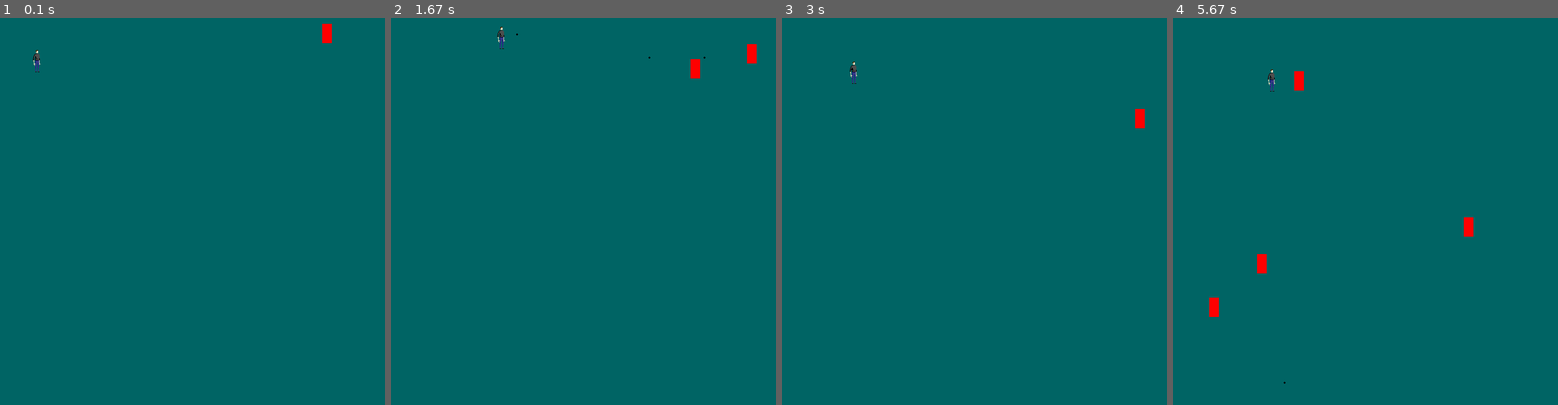
Above: before the commit, frames 1-4 (left to right).
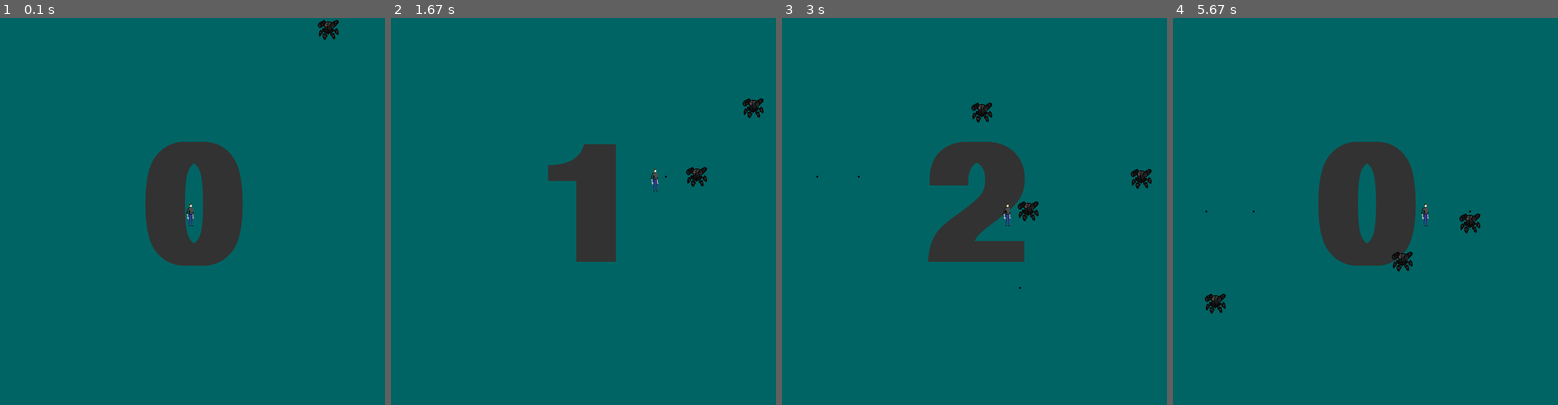
Above: after the commit, the same moments.

Repository: MitrB/PygameYeet
Game: pygame game, started from Master of none/main.py
Same seed, same stepped clock (60 frames per second), same inputs: the game is played once before the commit and once after it.
Inputs:
- Up to frame 1 (0.1 s): no input
- Up to frame 2 (1.67 s): tap Space at 0.33, 0.73, 1.03, 1.23, 1.57 s; hold Right 0.67-1.13 s; hold Up 1.17-1.47 s; hold Right from 1.5 s (still down)
- Up to frame 3 (3 s): tap Space at 1.87, 2.07, 2.37, 2.63, 2.97 s; release Right at 1.97 s; hold Left 2-2.53 s; hold Down 2.57-2.87 s; hold Left from 2.9 s (still down)
- Up to frame 4 (5.67 s): tap Space at 3.27, 3.4, 3.8, 4.1, 4.47, 4.87, 5.17, 5.37 s; release Left at 3.3 s; hold Up 3.33-3.7 s; hold Right 3.73-4.37 s; hold Down 4.4-4.77 s; hold Left 4.8-5.27 s; hold Right from 5.3 s (still down)

The runs differ from the first frame. In frame 1, 6.6% of the frame differs, in the area x 8-88%, y 0-64%; in frame 2, 4.2%; in frame 3, 5.9%; in frame 4, 7.2%, in the area x 8-80%, y 13-95%.

Commit message:
Added scoring system
It's kinda a fully playable game, just try to get the highest score

Diff:
--- a/Master of none/classes.py
+++ b/Master of none/classes.py
@@ -21,5 +21,6 @@
         self.width = 20
         self.height = 40
         self.vel = 3
-    def draw(self, win):
-        pygame.draw.rect(win, (255,0,0), (self.x, self.y, self.width, self.height), 0)
+
+    def draw(self, win, char):
+        win.blit(char, (self.x - 10, self.y - 10))
--- a/Master of none/main.py
+++ b/Master of none/main.py
@@ -10,11 +10,16 @@
 window = (800, 800)
 win = pygame.display.set_mode(window)
 pygame.display.set_caption("Yeet sanctuary")
+fontsise = 500
+font = pygame.font.SysFont("comicsans", fontsise, True)
+
 # general pygame preload
 guy = pygame.image.load("Guy.png")
+robot = pygame.image.load("hitter.png")
 clock = pygame.time.Clock()
-# the player character:
-character = pl.player(50,50, 64, 64)
+
+# sprites init:
+character = pl.player(window[0]//2 - 32, window[1]//2 - 32)
 projectiles = []
 enemies = []
 spawn_coord_enemy = [(n,0) for n in range(0, window[0] + 1)] +  [(0,z) for z in range(0, window[1] + 1)] \
@@ -25,11 +30,13 @@
 def redraw():
 
     win.fill((0,100,100))
-    win.blit(guy, (character.x, character.y))
+    text = font.render(str(character.score), 1, (50, 50, 50))
+    win.blit(text, (window[0]//2 - text.get_rect().width//2, window[1]//2 - text.get_rect().height//2))
+    character.draw(win, guy)
     for p in projectiles:
         p.draw(win)
     for e in enemies:
-        e.draw(win)
+        e.draw(win, robot)
     pygame.display.update()
 
 # Interpreting key-presses
@@ -37,7 +44,7 @@
     # Updating the cooldown of the shoot-mechanism
     if character.shoot_cooldown > 0:
         character.shoot_cooldown += 1
-    if character.shoot_cooldown == 20:
+    if character.shoot_cooldown == 15:
         character.shoot_cooldown = 0
 
     key = pygame.key.get_pressed()
@@ -94,7 +101,9 @@
             if character.last == "up":
                 diry = -1
         if len(projectiles) < 10:
-            projectiles.append(cl.projectile(round(character.x + character.width//2), round(character.y + character.height//2), 2, (0,0,0), dirx, diry))
+            projectiles.append(cl.projectile(round(character.x + character.width//2), \
+            round(character.y + character.height//2), 2, (0,0,0), dirx, diry))
+
             character.shoot_cooldown = 1
 
     return
@@ -110,19 +119,23 @@
         rand_cord = rnd.choice(spawn_coord_enemy)
         enemies.append(cl.enemy(rand_cord[0], rand_cord[1]))
 
-        character.enemy_cd += 1
+        character.enemy_cd = 1
 
 # main game loop
 run = True
 while run:
     clock.tick(60)
+
+    # enemy hit
     for proj in projectiles:
         for enem in enemies:
-            if abs(enem.x + enem.width//2 - proj.x ) < 10 and abs(enem.y + enem.height//2 - proj.y ) < 10:
+            if abs(enem.x + enem.width//2 - proj.x ) < 10 \
+            and abs(enem.y + enem.height//2 - proj.y ) < 10:
                 if enem in enemies:
                     enemies.pop(enemies.index(enem))
                 if proj in projectiles:
                     projectiles.pop(projectiles.index(proj))
+                character.score += 1
 
     # updating projectiles
     for proj in projectiles:
@@ -146,9 +159,11 @@
             enem.y -= enem.vel
 
         # character hit
-        if abs(character.x + 20 - enem.x) < 10 and abs(character.y + 20 - enem.y) < 10:
+        if abs(character.x + 20 - enem.x) < 10 \
+        and abs(character.y + 20 - enem.y) < 10:
             print("ding")
             enemies.pop(enemies.index(enem))
+            character.score = 0
 
     # Quit game
     for event in pygame.event.get():
--- a/Master of none/player.py
+++ b/Master of none/player.py
@@ -2,11 +2,11 @@
 class player(object):
     """docstring for player"""
 
-    def __init__(self, x, y, width, height):
+    def __init__(self, x, y):
         self.x = x
         self.y = y
-        self.width = width
-        self.height = height
+        self.width = 64
+        self.height = 64
         self.vel = 4
 
         self.up = False
@@ -14,8 +14,11 @@
         self.down = False
         self.left = False
         self.last = "right"
+
         self.shoot_cooldown = 0
         self.enemy_cd = 0
+        #self.health = 5
+        self.score = 0
 
-    def draw(self, win):
-        win.blit(guy, (self.x, self.y))
+    def draw(self, win, char):
+        win.blit(char, (self.x, self.y))
